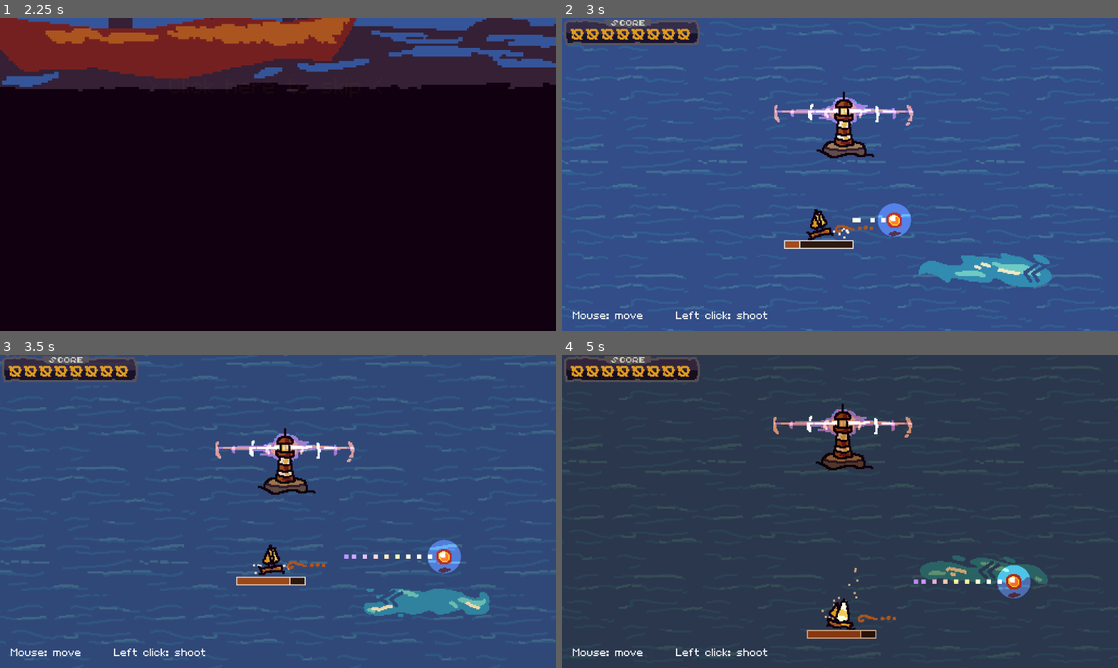
Above: before the commit, frames 1-4 (two rows, left to right).
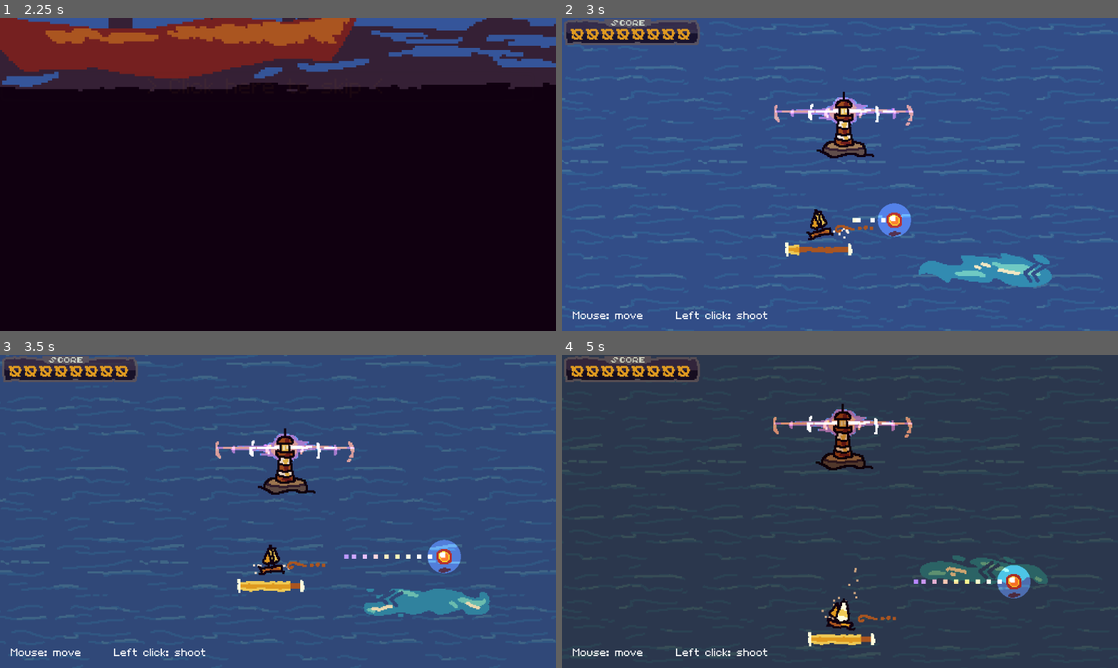
Above: after the commit, the same moments.

Repository: cagibi-dev/lighthouse-keeper
Game: Godot game, scene res://menu/TitleScreen.tscn
The game is run twice, just before and just after one commit, with the same random seed, the same clock (stepped at 60 frames per second) and the same inputs.
Inputs (mouse positions are in pixels of both pictures, inside the frame that each line leads up to):
- Up to frame 1 (2.25 s): click "Play" at 0.5 s; click "> Click here to skip <" at 1.25 s; click "> Click here to skip <" at 2 s
- Up to frame 2 (3 s): tap Enter (ui_accept) at 2.75 s; move the mouse to (962, 158) at 2.77 s; hold Right (move_right) from 2.78 s (still down); hold Space (shoot) from 2.78 s (still down); click (962, 158) at 2.92 s
- Up to frame 3 (3.5 s): keep holding Right (move_right); keep holding Space (shoot); tap Enter (ui_accept) at 3.02 s
- Up to frame 4 (5 s): move the mouse to (728, 527) at 3.52 s; release Right (move_right) at 3.53 s; release Space (shoot) at 3.53 s; hold Down (move_down) 3.53-4.28 s; tap Space (shoot) at 3.6 s; tap Enter (ui_accept) at 3.77 s; move the mouse to (895, 442) at 4.27 s; hold Right (move_right) from 4.28 s (still down); hold Space (shoot) from 4.28 s (still down)

Frame 1 is identical in both runs. In frame 2, 0.5% of the frame differs, in the area x 39-53%, y 70-77%; in frame 3, 0.6%, in the area x 42-55%, y 70-76%; in frame 4, 0.6%.

Commit message:
Redraw cooldown bar

Diff:
--- a/player/Player.tscn
+++ b/player/Player.tscn
@@ -1,12 +1,10 @@
-[gd_scene load_steps=16 format=2]
+[gd_scene load_steps=17 format=2]
 
 [ext_resource path="res://player/player.png" type="Texture" id=1]
 [ext_resource path="res://player/Player.gd" type="Script" id=2]
 [ext_resource path="res://world/light.png" type="Texture" id=3]
-[ext_resource path="res://player/cooldown_bar/recharging_flat_box.tres" type="StyleBox" id=4]
 [ext_resource path="res://player/cannon.wav" type="AudioStream" id=5]
 [ext_resource path="res://player/hurt.wav" type="AudioStream" id=6]
-[ext_resource path="res://player/cooldown_bar/background_flat_box.tres" type="StyleBox" id=7]
 
 [sub_resource type="CanvasItemMaterial" id=1]
 light_mode = 1
@@ -106,6 +104,17 @@
 "values": [ true, false ]
 }
 
+[sub_resource type="CanvasItemMaterial" id=11]
+light_mode = 1
+
+[sub_resource type="AtlasTexture" id=9]
+atlas = ExtResource( 1 )
+region = Rect2( 0, 32, 64, 16 )
+
+[sub_resource type="AtlasTexture" id=10]
+atlas = ExtResource( 1 )
+region = Rect2( 64, 32, 64, 16 )
+
 [sub_resource type="Animation" id=8]
 resource_name = "charge"
 tracks/0/type = "value"
@@ -142,6 +151,7 @@
 position = Vector2( 0, -8 )
 rotation = -0.174533
 texture = ExtResource( 1 )
+vframes = 2
 hframes = 4
 
 [node name="ShootLine" type="Sprite" parent="."]
@@ -159,7 +169,7 @@
 [node name="SmallLight" type="Light2D" parent="."]
 position = Vector2( 0, -4 )
 texture = ExtResource( 3 )
-texture_scale = 0.25
+texture_scale = 0.06
 energy = 0.8
 
 [node name="Start" type="AnimationPlayer" parent="SmallLight"]
@@ -169,7 +179,7 @@
 [node name="BigLight" type="Light2D" parent="."]
 position = Vector2( 0, -4 )
 texture = ExtResource( 3 )
-texture_scale = 0.4
+texture_scale = 0.1
 energy = 0.5
 
 [node name="AnimationPlayer" type="AnimationPlayer" parent="."]
@@ -215,15 +225,16 @@
 [node name="Immune" type="AnimationPlayer" parent="."]
 anims/immune = SubResource( 7 )
 
-[node name="CooldownBar" type="ProgressBar" parent="."]
+[node name="CooldownBar" type="TextureProgress" parent="."]
 visible = false
+material = SubResource( 11 )
 margin_left = -32.0
 margin_top = 7.0
 margin_right = 32.0
 margin_bottom = 15.0
-custom_styles/fg = ExtResource( 4 )
-custom_styles/bg = ExtResource( 7 )
-percent_visible = false
+value = 100.0
+texture_under = SubResource( 9 )
+texture_progress = SubResource( 10 )
 __meta__ = {
 "_edit_use_anchors_": false
 }
Binary file changed: player/player.png
